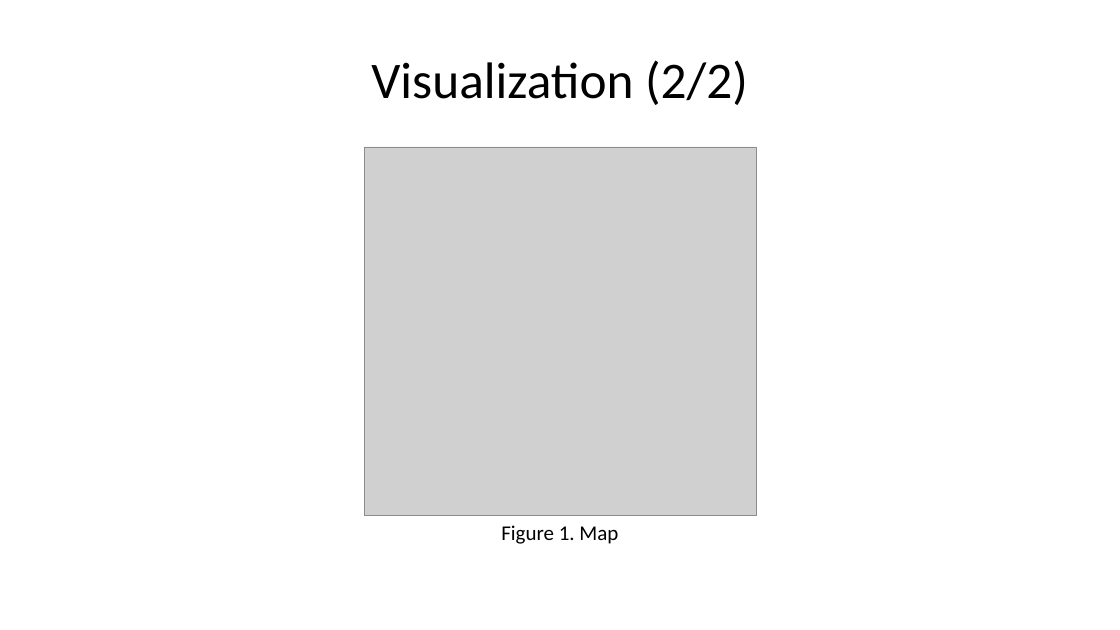
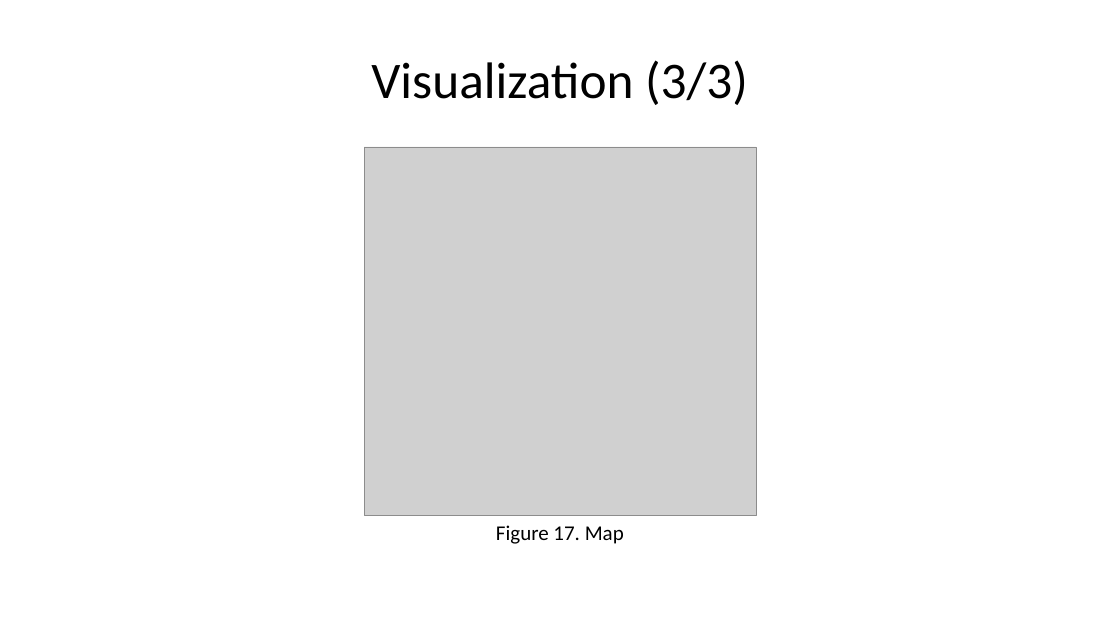
Before and after one commit to pmean/papers-and-presentations, a slide deck: slide 42 of bootstrap/src/bootstrap-slides.pptx (slide 41 before the commit). Drawn at 1120x630 pixels with LibreOffice and Linux fonts; fonts in the diff are those of the drawing; grey boxes stand for pictures. Boxes give left, top, right and bottom in pixels: in the first picture for what was removed or moved away, otherwise in the second. Text is boxed around its words. In the diff, an @@ line names an element or a change of style, - is before the commit and + after.

```diff
--- a/bootstrap/src/bootstrap-slides.pptx
+++ b/bootstrap/src/bootstrap-slides.pptx
@@ title at (x1=371, y1=60, x2=748, y2=105): text changed @@
-Visualization (2/2)
+Visualization (3/3)
@@ text at (x1=496, y1=525, x2=624, y2=544): text changed @@
-Figure 1. Map
+Figure 17. Map
```
Also in this commit, not shown: 27 other slides changed, 2 slides added, 1 other file.
